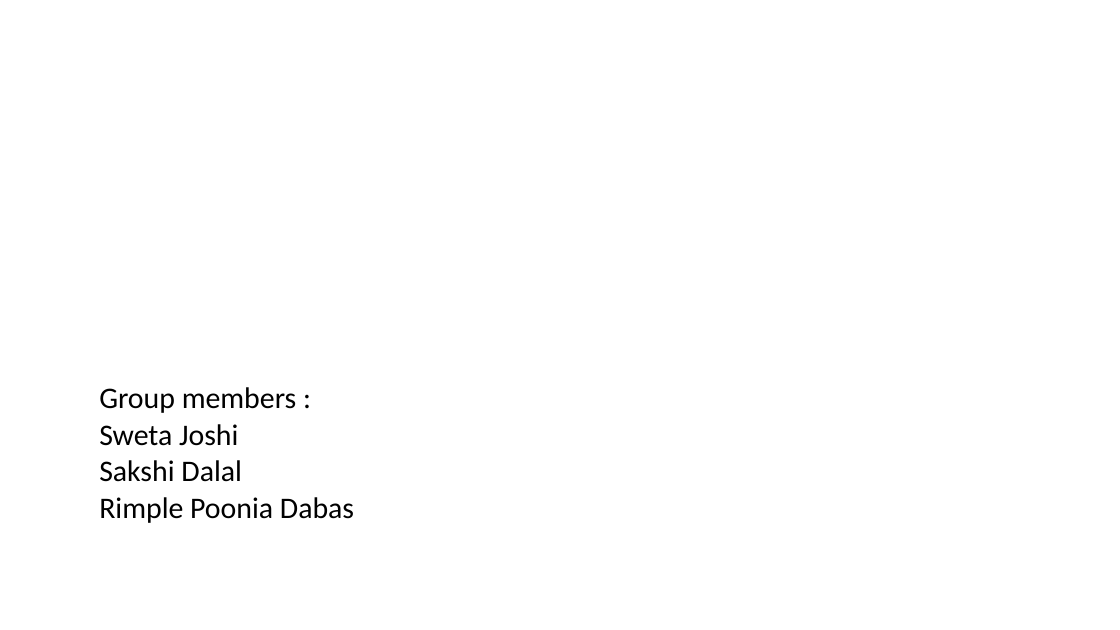
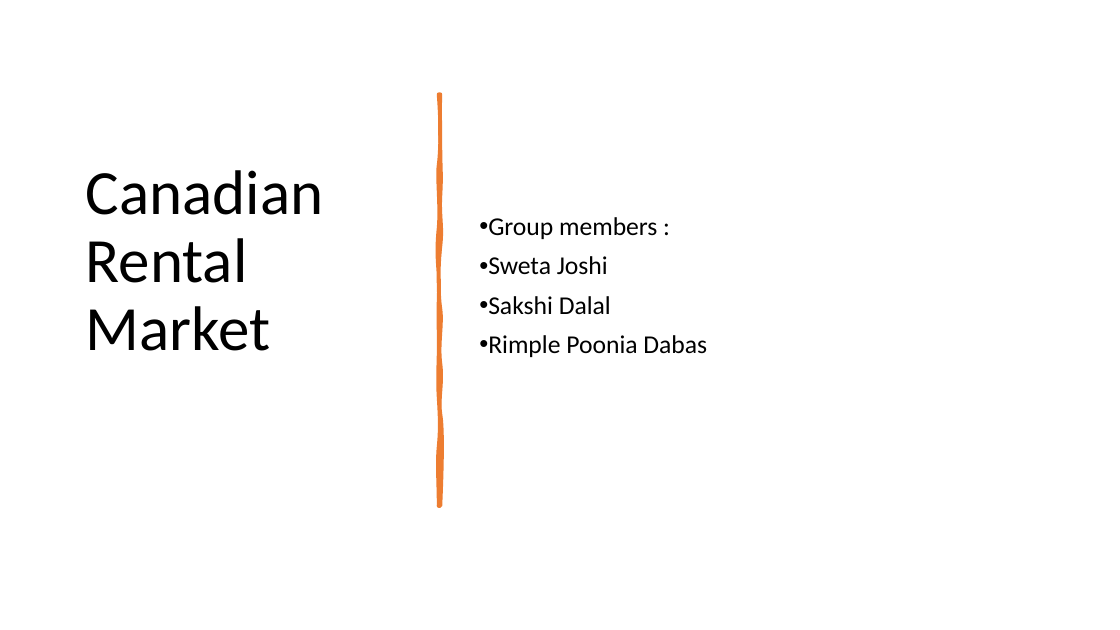
Before and after one commit to joshi-swetam/Interactive-Visualizations_Canadian_Rental_market, a slide deck: slide 1 of Slide deck/Slide deck.pptx. Drawn at 1120x630 pixels with LibreOffice and Linux fonts; fonts in the diff are those of the drawing. Boxes give left, top, right and bottom in pixels: in the first picture for what was removed or moved away, otherwise in the second. Text is boxed around its words. In the diff, an @@ line names an element or a change of style, - is before the commit and + after.

```diff
--- a/Slide deck/Slide deck.pptx
+++ b/Slide deck/Slide deck.pptx
@@ subtitle "Group members :" moved from (x1=99, y1=387, x2=354, y2=523) to (x1=488, y1=217, x2=707, y2=357) @@
@@ subtitle "Group members :" at (x1=488, y1=217, x2=707, y2=357): size 25.6 to 22 pt; bullet none to •; line spacing 0.7 to 0.9; vertical alignment top to middle @@
@@ freeform shape added at (x1=439, y1=94, x2=440, y2=506), fill #ED7D31, outline #ED7D31 3.25 pt @@
@@ text added at (x1=86, y1=170, x2=324, y2=351), 54 pt, text #000000 @@
+Canadian Rental Market
```
Also in this commit, not shown: 2 other slides changed, 1 slide added, 2 slides removed, 7 other files.
